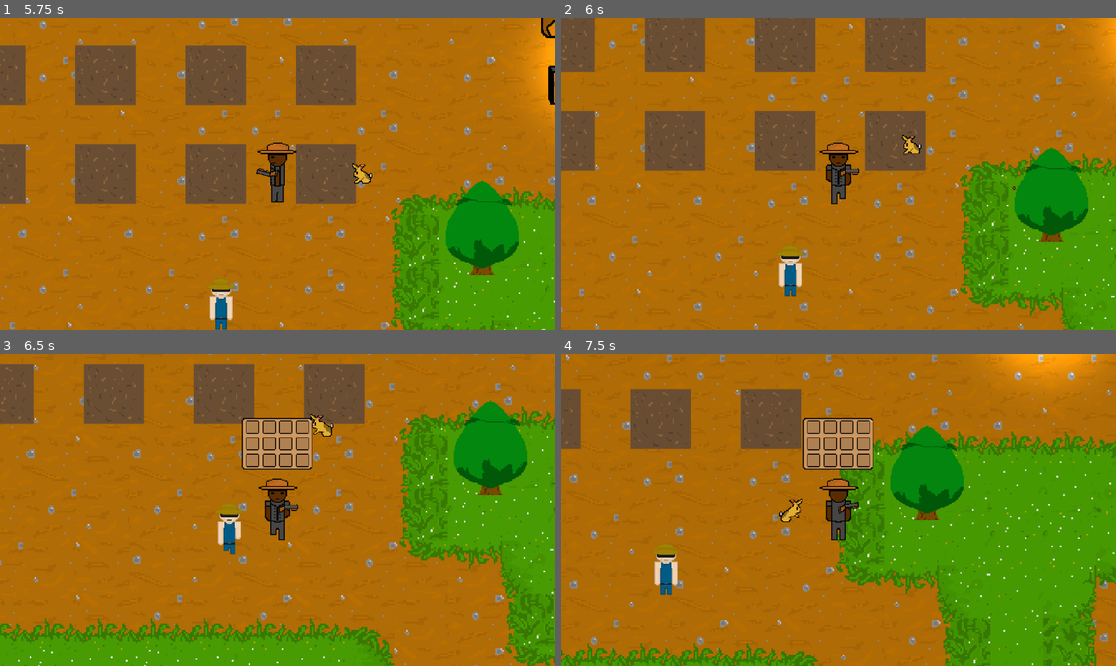
Above: before the commit, frames 1-4 (two rows, left to right).
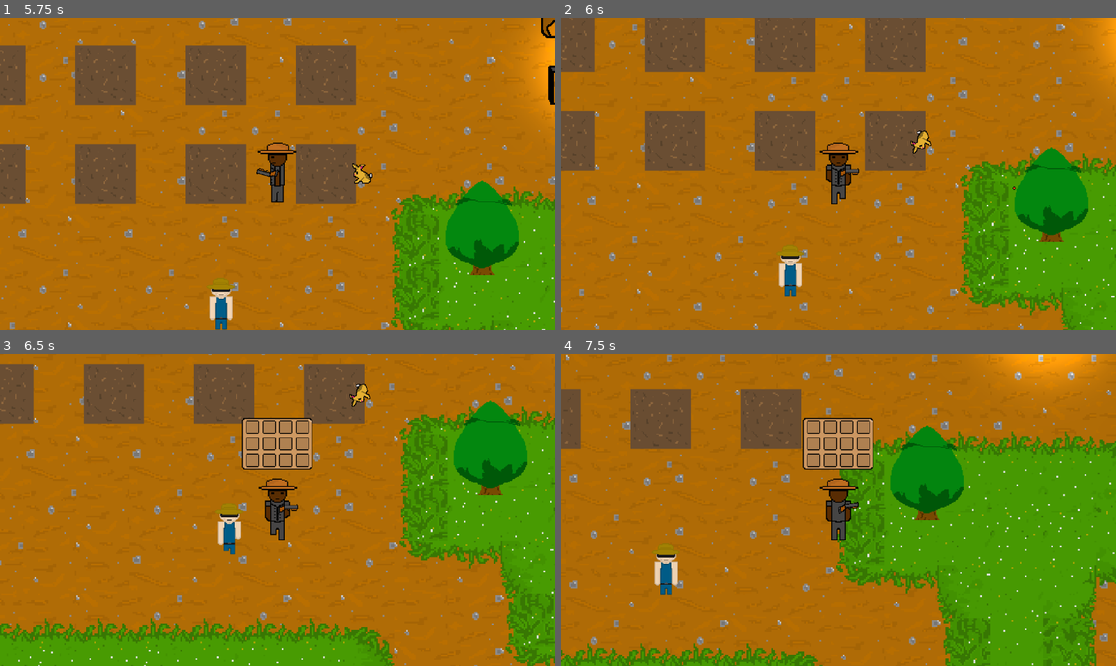
Above: after the commit, the same moments.

Repository: Joeredmile/FarmingDTG
Game: Godot game, scene res://scenes/menu.tscn
Same seed, same stepped clock (60 frames per second), same inputs: the game is played once before the commit and once after it. The engine's default icon, where the game draws it, is replaced by a stand-in: a white triangle on a blue panel in a dark square.
Inputs (mouse positions are in pixels of both pictures, inside the frame that each line leads up to):
- Up to frame 1 (5.75 s): click "Start Game" at 0.5 s; move the mouse to (399, 158) at 1.27 s; hold D (right) 1.28-2.03 s; hold 1 (hold_gun) 1.28-2.03 s; tap I (i) at 1.55, 2.1, 3.05, 4.35 s; move the mouse to (166, 189) at 2.02 s; hold S (down) 2.03-2.78 s; tap 1 (hold_gun) at 2.3, 3.6, 5.3 s; move the mouse to (333, 105) at 2.77 s; hold D (right) 2.78-3.53 s; hold 2 (hold_axe) 2.78-3.53 s; move the mouse to (249, 236) at 3.52 s; hold W (up) 3.53-4.28 s; move the mouse to (444, 220) at 4.27 s; hold A (left) from 4.28 s (still down); move the mouse to (111, 127) at 5.02 s; tap E (interact) at 5.1 s
- Up to frame 2 (6 s): move the mouse to (866, 174) at 5.77 s; release A (left) at 5.78 s; press the mouse at (866, 174) at 5.78 s; hold S (down) from 5.78 s (still down)
- Up to frame 3 (6.5 s): keep holding S (down); tap I (i) at 6.05 s
- Up to frame 4 (7.5 s): move the mouse to (755, 432) at 6.52 s; release S (down) at 6.53 s; release the mouse at (755, 432) at 6.53 s; hold D (right) 6.53-7.28 s; tap F (water) at 6.6 s; tap 1 (hold_gun) at 6.8 s; move the mouse to (960, 494) at 7.27 s; hold W (up) from 7.28 s (still down); hold 1 (hold_gun) from 7.28 s (still down)

Frame 1 is identical in both runs. In frame 2, 0.2% of the frame differs, in the area x 61-67%, y 36-44%; in frame 3, 0.3%, in the area x 55-67%, y 9-27%; in frame 4, 0.2%.
Error before the commit: Invalid access to property or key 'global_position' on a base object of type 'Nil'. (res://scripts/rabbit.gd:10)

Commit message:
Need to make gun unequip work

Diff:
--- a/farming-dtg/scenes/axe.tscn
+++ b/farming-dtg/scenes/axe.tscn
@@ -1,7 +1,7 @@
 [gd_scene format=3 uid="uid://taqwdb4ywctk"]
 
 [ext_resource type="Texture2D" uid="uid://bt1bqsembq3k5" path="res://icon.svg" id="1_725vr"]
-[ext_resource type="Script" uid="uid://dogjbm4yaelfg" path="res://axe.gd" id="2_8s0ly"]
+[ext_resource type="Script" uid="uid://dogjbm4yaelfg" path="res://scripts/axe.gd" id="2_8s0ly"]
 
 [node name="axe" type="Sprite2D" unique_id=1256663685]
 scale = Vector2(0.4, 0.4)
--- a/farming-dtg/scenes/gun.tscn
+++ b/farming-dtg/scenes/gun.tscn
@@ -10,3 +10,8 @@
 
 [node name="Marker2D" type="Marker2D" parent="." unique_id=1320324589]
 position = Vector2(25, -3)
+
+[node name="Timer" type="Timer" parent="." unique_id=380260225]
+wait_time = 0.5
+
+[connection signal="timeout" from="Timer" to="." method="_on_timer_timeout"]
--- a/farming-dtg/scenes/tree.tscn
+++ b/farming-dtg/scenes/tree.tscn
@@ -1,7 +1,7 @@
 [gd_scene format=3 uid="uid://cuehhtgsthfu3"]
 
 [ext_resource type="Texture2D" uid="uid://rbjl5q7t6dtw" path="res://assets/trees but needs fix yet.png" id="1_avsvi"]
-[ext_resource type="Script" uid="uid://c6mujryw7yixn" path="res://scenes/tree.gd" id="2_vplca"]
+[ext_resource type="Script" uid="uid://c6mujryw7yixn" path="res://scripts/tree.gd" id="2_vplca"]
 
 [sub_resource type="AtlasTexture" id="AtlasTexture_vplca"]
 atlas = ExtResource("1_avsvi")
--- a/farming-dtg/scripts/gun.gd
+++ b/farming-dtg/scripts/gun.gd
@@ -2,10 +2,19 @@
 @onready var marker_2d: Marker2D = $Marker2D
 const BULLET = preload("res://scenes/bullet.tscn")
 @onready var timer: Timer = $"../timer"
-#@onready var bulletTimer: Timer = $bulletTimer
+@onready var bulletTimer: Timer = $bulletTimer
+@onready var equiptimer: Timer = $Timer
+var can_equip = true
+
 func _input(event):
-	if event.is_action_pressed("hold_gun"):
+	if event.is_action_pressed("hold_gun") and can_equip == true:
 		visible = not visible
+		print("workings")
+		equiptimer.start()
+		can_equip = false
+
+func _on_timer_timeout() -> void:
+	can_equip = true
 
 
 func _process(delta: float) -> void:
--- a/farming-dtg/scripts/rabbit.gd
+++ b/farming-dtg/scripts/rabbit.gd
@@ -7,7 +7,6 @@
 var SPEED = 100.0
 @onready var timer: Timer = $Timer
 @onready var canvas_modulate: CanvasModulate = $CanvasModulate
-var direction = (player.global_position - global_position).normalized()
 
 
 func _physics_process(delta: float) -> void:
@@ -21,7 +20,6 @@
 
 func _on_hitbox_body_entered(body: Node2D) -> void:
 	if body.name == "bullet":
-		if direction.x < 0:
 			canvas_modulate.color = Color.WHITE
 			var tween = create_tween()
 			tween.tween_property(canvas_modulate, "color", Color.BLACK, 3)
--- a/farming-dtg/scenes/tree.gd
+++ b/farming-dtg/scripts/tree.gd
@@ -15,5 +15,9 @@
 
 func _on_area_2d_body_entered(body: Node2D) -> void:
 	if body.name == "player":
+		can_break = true
+		break_tree()
+
+func break_tree():
 		if Input.is_action_pressed("interact"):
 			queue_free()
Renamed: farming-dtg/axe.gd -> farming-dtg/scripts/axe.gd
Renamed: farming-dtg/axe.gd.uid -> farming-dtg/scripts/axe.gd.uid
Renamed: farming-dtg/scenes/tree.gd.uid -> farming-dtg/scripts/tree.gd.uid
